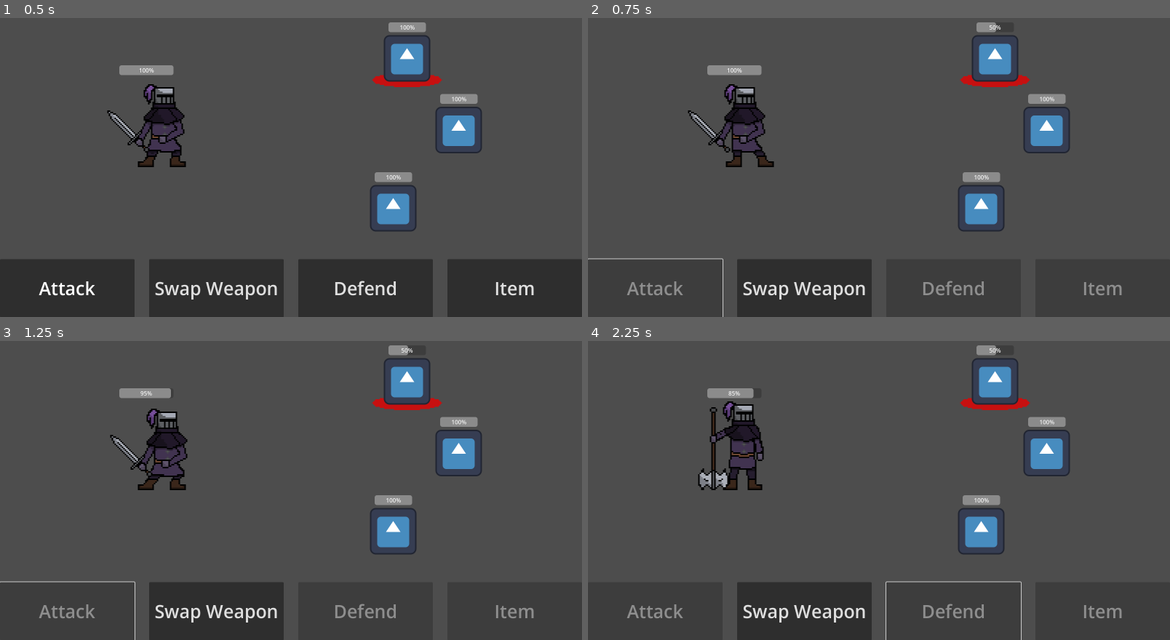
Above: before the commit, frames 1-4 (two rows, left to right).
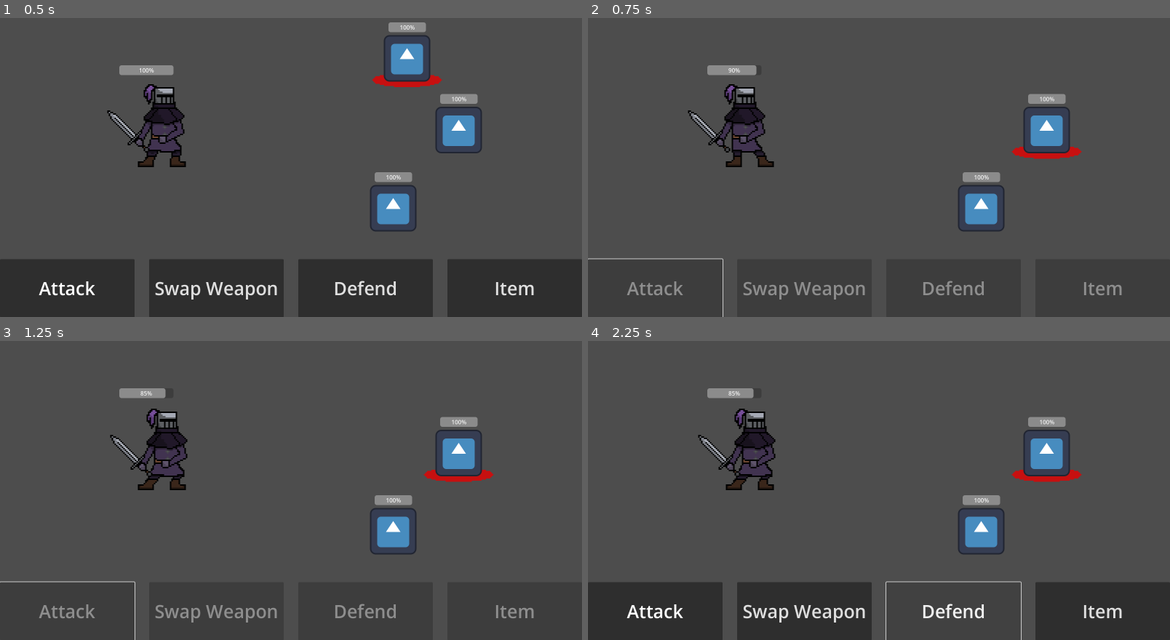
Above: after the commit, the same moments.

Repository: mwingerden/Shinko
Game: Godot game, scene res://Scenes/Levels/level_1.tscn
Same seed, same stepped clock (60 frames per second), same inputs: the game is played once before the commit and once after it. The engine's default icon, where the game draws it, is replaced by a stand-in: a white triangle on a blue panel in a dark square.
Inputs (mouse positions are in pixels of both pictures, inside the frame that each line leads up to):
- Up to frame 1 (0.5 s): no input
- Up to frame 2 (0.75 s): click "Attack" at 0.5 s
- Up to frame 3 (1.25 s): no input
- Up to frame 4 (2.25 s): click (803, 610) at 1.25 s, where only the run before the commit has a clickable "Swap Weapon"; click (954, 610) at 2 s, where only the run after the commit has a clickable "Defend"

Frame 1 is identical in both runs. In frame 2, 1.8% of the frame differs, in the area x 24-85%, y 1-95%; in frame 3, 1.8%; in frame 4, 4.1%, in the area x 6-92%, y 1-93%.

Commit message:
Finished added the weapon triangle mechanic

Diff:
--- a/Scenes/Enemies/enemy_axe.tscn
+++ b/Scenes/Enemies/enemy_axe.tscn
@@ -6,25 +6,25 @@
 
 [sub_resource type="RectangleShape2D" id="RectangleShape2D_q78wt"]
 
-[node name="EnemyAxe" type="CharacterBody2D" groups=["Enemy"]]
+[node name="EnemyAxe" type="CharacterBody2D" groups=["EnemyAxe"]]
 script = ExtResource("1_ynyri")
 
-[node name="Selected" type="Sprite2D" parent="." groups=["Enemy"]]
+[node name="Selected" type="Sprite2D" parent="." groups=["EnemyAxe"]]
 visible = false
 position = Vector2(0, -17)
 scale = Vector2(3, 3)
 texture = ExtResource("2_uku2n")
 vframes = 6
 
-[node name="Sprite2D" type="Sprite2D" parent="." groups=["Enemy"]]
+[node name="Sprite2D" type="Sprite2D" parent="." groups=["EnemyAxe"]]
 texture = ExtResource("3_5g3ak")
 
-[node name="CollisionShape2D" type="CollisionShape2D" parent="." groups=["Enemy"]]
+[node name="CollisionShape2D" type="CollisionShape2D" parent="." groups=["EnemyAxe"]]
 shape = SubResource("RectangleShape2D_q78wt")
 
-[node name="AnimationPlayer" type="AnimationPlayer" parent="." groups=["Enemy"]]
+[node name="AnimationPlayer" type="AnimationPlayer" parent="." groups=["EnemyAxe"]]
 
-[node name="Health" type="ProgressBar" parent="." groups=["Enemy"]]
+[node name="Health" type="ProgressBar" parent="." groups=["EnemyAxe"]]
 offset_left = -51.0
 offset_top = -99.0
 offset_right = 52.0
--- a/Scripts/Enemies/enemy_axe.gd
+++ b/Scripts/Enemies/enemy_axe.gd
@@ -4,6 +4,7 @@
 @onready var progress_bar = $Health
 @onready var animation_player = $AnimationPlayer
 var selected = false
+var weapon = "axe"
 
 @export var MAX_HEALTH = 2
 var current_health = MAX_HEALTH:
@@ -34,3 +35,6 @@
 
 func get_current_health():
 	return current_health
+
+func get_weapon_type():
+	return weapon
--- a/Scripts/Enemies/enemy_spear.gd
+++ b/Scripts/Enemies/enemy_spear.gd
@@ -4,6 +4,7 @@
 @onready var progress_bar = $Health
 @onready var animation_player = $AnimationPlayer
 var selected = false
+var weapon = "spear"
 
 @export var MAX_HEALTH = 2
 var current_health = MAX_HEALTH:
@@ -34,3 +35,6 @@
 
 func get_current_health():
 	return current_health
+
+func get_weapon_type():
+	return weapon
--- a/Scripts/Enemies/enemy_sword.gd
+++ b/Scripts/Enemies/enemy_sword.gd
@@ -4,6 +4,7 @@
 @onready var progress_bar = $Health
 @onready var animation_player = $AnimationPlayer
 var selected = false
+var weapon = "sword"
 
 @export var MAX_HEALTH = 2
 var current_health = MAX_HEALTH:
@@ -34,3 +35,6 @@
 
 func get_current_health():
 	return current_health
+
+func get_weapon_type():
+	return weapon
--- a/Scripts/Player/player.gd
+++ b/Scripts/Player/player.gd
@@ -39,3 +39,6 @@
 
 func take_damage(value):
 	current_health -= value
+
+func current_weapon():
+	return current_state
--- a/Scripts/Utility/battle.gd
+++ b/Scripts/Utility/battle.gd
@@ -6,6 +6,9 @@
 var is_battling = false
 var index = 0
 var enemy_turn = false
+enum attack_type {NUETRAL, CRIT, RESIST}
+var current_attack_type = attack_type.NUETRAL
+var damage
 
 func _ready():
 	enemies = find_children("Enemy*")
@@ -31,13 +34,18 @@
 	enemies[y]._unselect()
 
 func _on_attack_pressed():
-	$"../Actions/Panel/HBoxContainer/Attack".disabled = true
-	$"../Actions/Panel/HBoxContainer/Defend".disabled = true
-	$"../Actions/Panel/HBoxContainer/Item".disabled = true
+	turn_on_off_buttons(true)
 	enemy_turn = true
 	for i in enemies.size():
 		if enemies[i].is_selected():
-			enemies[i].take_damage(1)
+			damage = 1
+			if enemies[i].get_weapon_type() == "axe" and player.current_weapon() == 0:
+				damage = damage * 2
+			elif enemies[i].get_weapon_type() == "spear" and player.current_weapon() == 1:
+				damage = damage * 2
+			elif enemies[i].get_weapon_type() == "sword" and player.current_weapon() == 2:
+				damage = damage * 2
+			enemies[i].take_damage(damage)
 			if enemies[i].get_current_health() <= 0:
 				#Play Death Animation Here
 				enemies[i].queue_free()
@@ -52,13 +60,24 @@
 
 func enemies_turn():
 	for i in enemies.size():
-		#Perform Attack Animation
-		player.take_damage(1)
+		#Perform Attck Animation
+		damage = 1
+		if enemies[i].get_weapon_type() == "axe" and player.current_weapon() == 2:
+			damage = damage * 2
+		elif enemies[i].get_weapon_type() == "spear" and player.current_weapon() == 0:
+			damage = damage * 2
+		elif enemies[i].get_weapon_type() == "sword" and player.current_weapon() == 1:
+			damage = damage * 2
+		player.take_damage(damage)
 		await get_tree().create_timer(.5).timeout
-	$"../Actions/Panel/HBoxContainer/Attack".disabled = false
-	$"../Actions/Panel/HBoxContainer/Defend".disabled = false
-	$"../Actions/Panel/HBoxContainer/Item".disabled = false
 	enemy_turn = false
+	turn_on_off_buttons(false)
 
 func _on_swap_weapon_pressed():
 	player.swap_weapon()
+
+func turn_on_off_buttons(value):
+	$"../Actions/Panel/HBoxContainer/Attack".disabled = value
+	$"../Actions/Panel/HBoxContainer/Swap Weapon".disabled = value
+	$"../Actions/Panel/HBoxContainer/Defend".disabled = value
+	$"../Actions/Panel/HBoxContainer/Item".disabled = value
